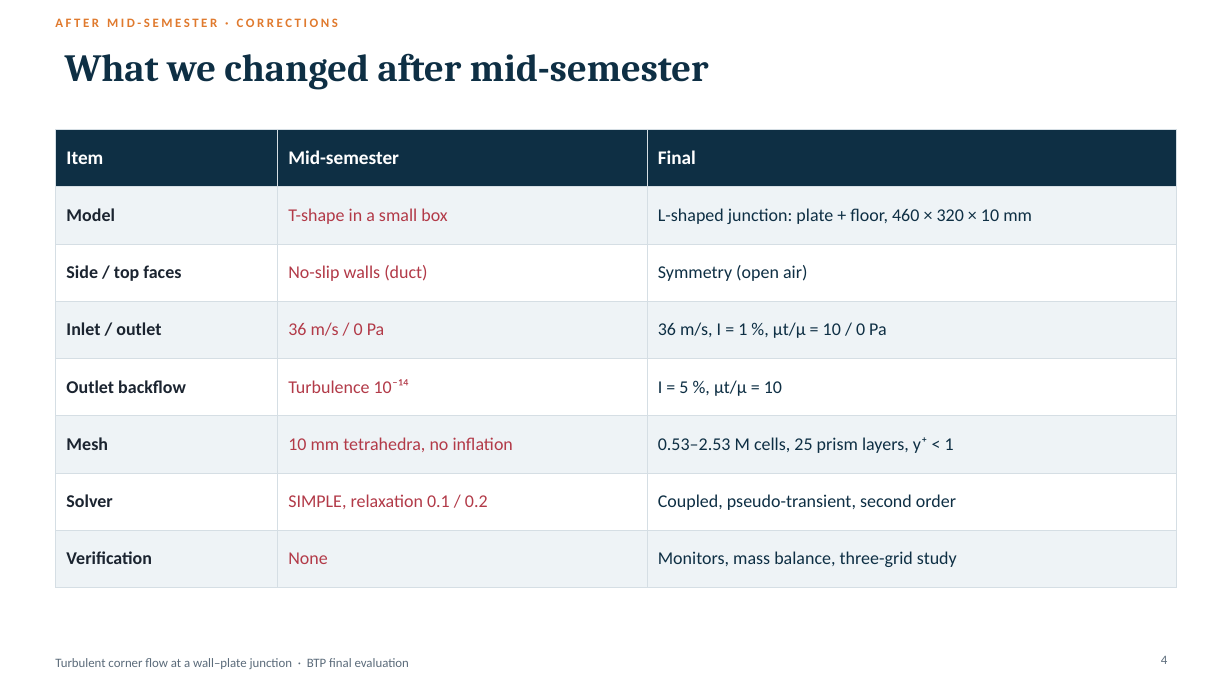
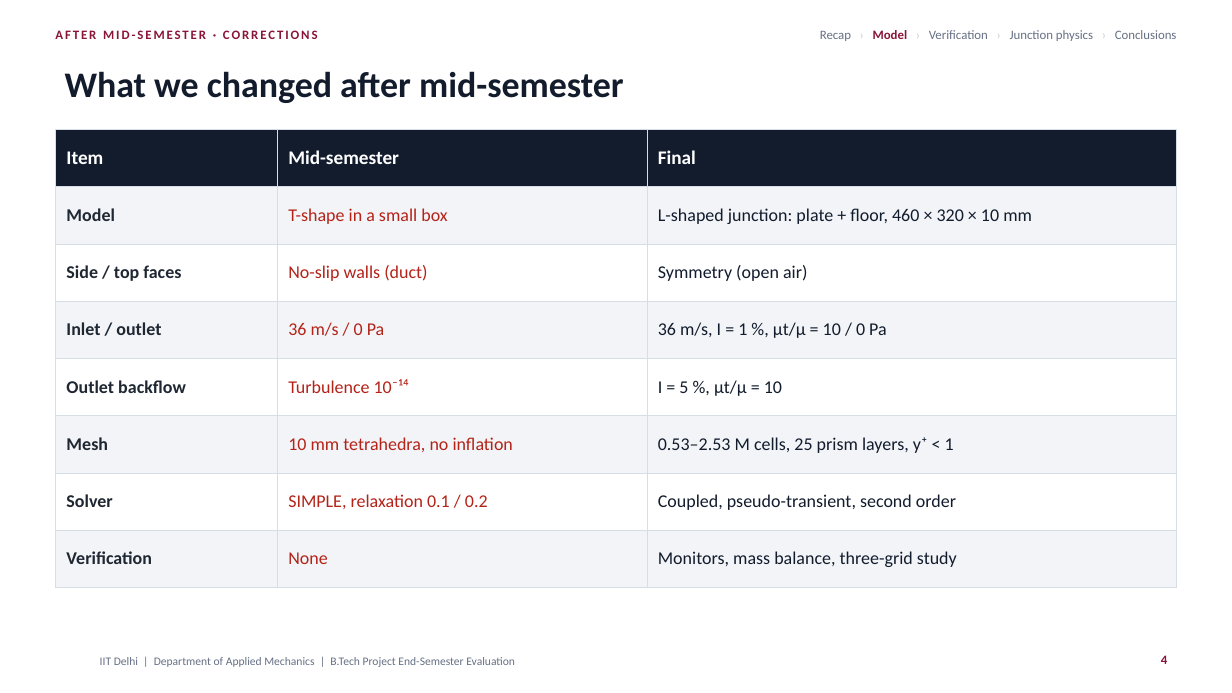
Before and after one commit to aigaurav/BTP, a slide deck: slide 4 of BTP_Final_Presentation.pptx. Drawn at 1232x693 pixels with LibreOffice and Linux fonts; fonts in the diff are those of the drawing; background and template pictures are left out. Boxes give left, top, right and bottom in pixels: in the first picture for what was removed or moved away, otherwise in the second. Text is boxed around its words. In the diff, an @@ line names an element or a change of style, - is before the commit and + after.

```diff
--- a/BTP_Final_Presentation.pptx
+++ b/BTP_Final_Presentation.pptx
@@ text "AFTER MID-SEMESTER · CORRECTIONS": place and size @@
-text "AFTER MID-SEMESTER · CORRECTIONS" at box(55, 18, 338, 27)
+text "AFTER MID-SEMESTER · CORRECTIONS" at box(55, 30, 318, 39)
@@ text "AFTER MID-SEMESTER · CORRECTIONS" at box(55, 30, 318, 39): text colour #E07A2E to #8A1538, letter spacing 2 to 1.5 pt @@
@@ title "What we changed after mid-semester": place and size @@
-title "What we changed after mid-semester" at box(65, 53, 709, 90)
+title "What we changed after mid-semester" at box(65, 71, 624, 103)
@@ title "What we changed after mid-semester" at box(65, 71, 624, 103): size 30 to 28 pt, font Cambria to Calibri, text colour #0E2F44 to #121C2D @@
@@ text added at box(820, 30, 1177, 41), 10 pt, text #667085 @@
+Recap › Model › Verification › Junction physics › Conclusions
@@ table at box(55, 129, 1177, 571) @@
@@ fill #0E2F44 to #121C2D in row 1 @@
@@ fill #EEF3F6 to #F2F4F7 in 12 cells @@
@@ text colour #1B2430 to #1F2733 in "Model", "Side / top faces", "Inlet / outlet", "Outlet backflow" and 3 more places @@
@@ text colour #B23A48 to #B42318 in "T-shape in a small box", "No-slip walls (duct)", "36 m/s / 0 Pa", "Turbulence 10⁻¹⁴" and 3 more places @@
@@ text colour #0E2F44 to #121C2D in "L-shaped junction: plate + floor, 460 × ...", "Symmetry (open air)", "36 m/s, I = 1 %, μt/μ ...", "I = 5 %, μt/μ = 10" and 3 more places @@
@@ text removed at box(55, 658, 409, 669) @@
-Turbulent corner flow at a wall–plate junction · BTP final evaluation
@@ text added at box(100, 657, 515, 667), 9 pt, text #667085 @@
+IIT Delhi | Department of Applied Mechanics | B.Tech Project End-Semester Evaluation
@@ page number at box(1161, 655, 1167, 664): text colour #5B6B7A to #8A1538, bold on @@
```
Also in this commit, not shown: 18 other slides changed.
